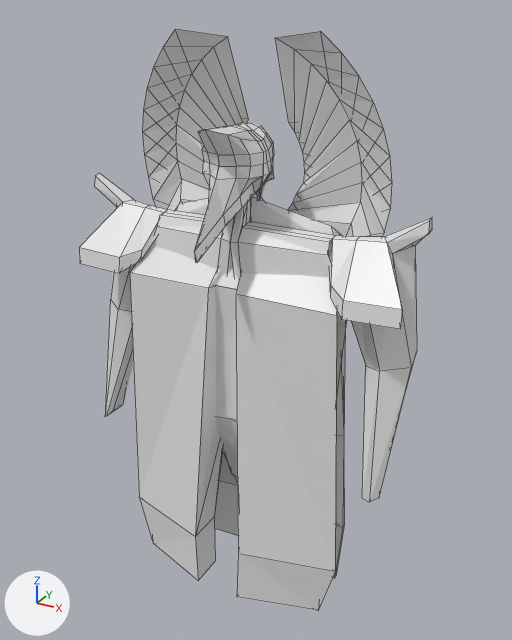
An edit to the Blender file models/Enchanter.blend, drawn before and after from the same camera.
Rendered twice from a 50 mm lens placed at (10.44, -18.07, 3.97), pointed at (0.35, 0.27, -5.2). The axes (+X, +Y, +Z) are drawn at lower left. The lights are the same throughout. Mesh edges are drawn as thin lines.
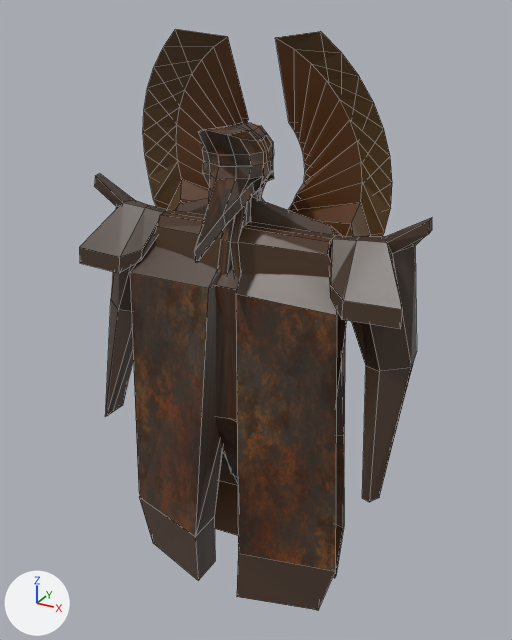
Changed parts and their boxes (x1, y1, x2, y2) in the pictures (512 x 640 px):
'Cube', surface changed (grey to brown)
    both: (79, 29, 432, 611)

What the commit changed:
Picture 'Metal.png' (img_metal_png) is new.
In material 'Material' (mat_material), base_color is no longer (0.8, 0.8, 0.8), white #e7e7e7.
In material 'Material' (mat_material), texture is now set to img_metal_png, with its transparency.
